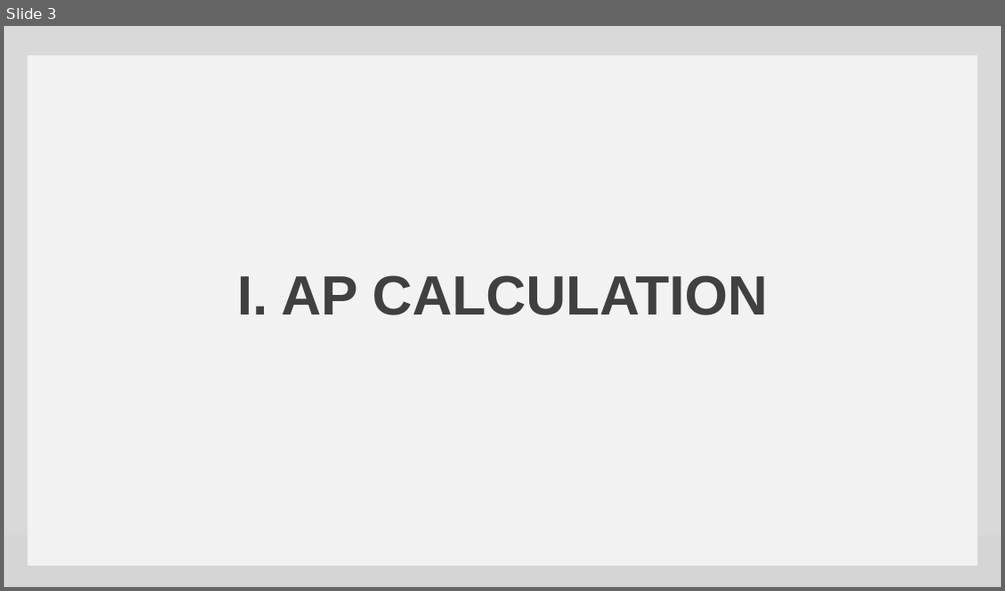
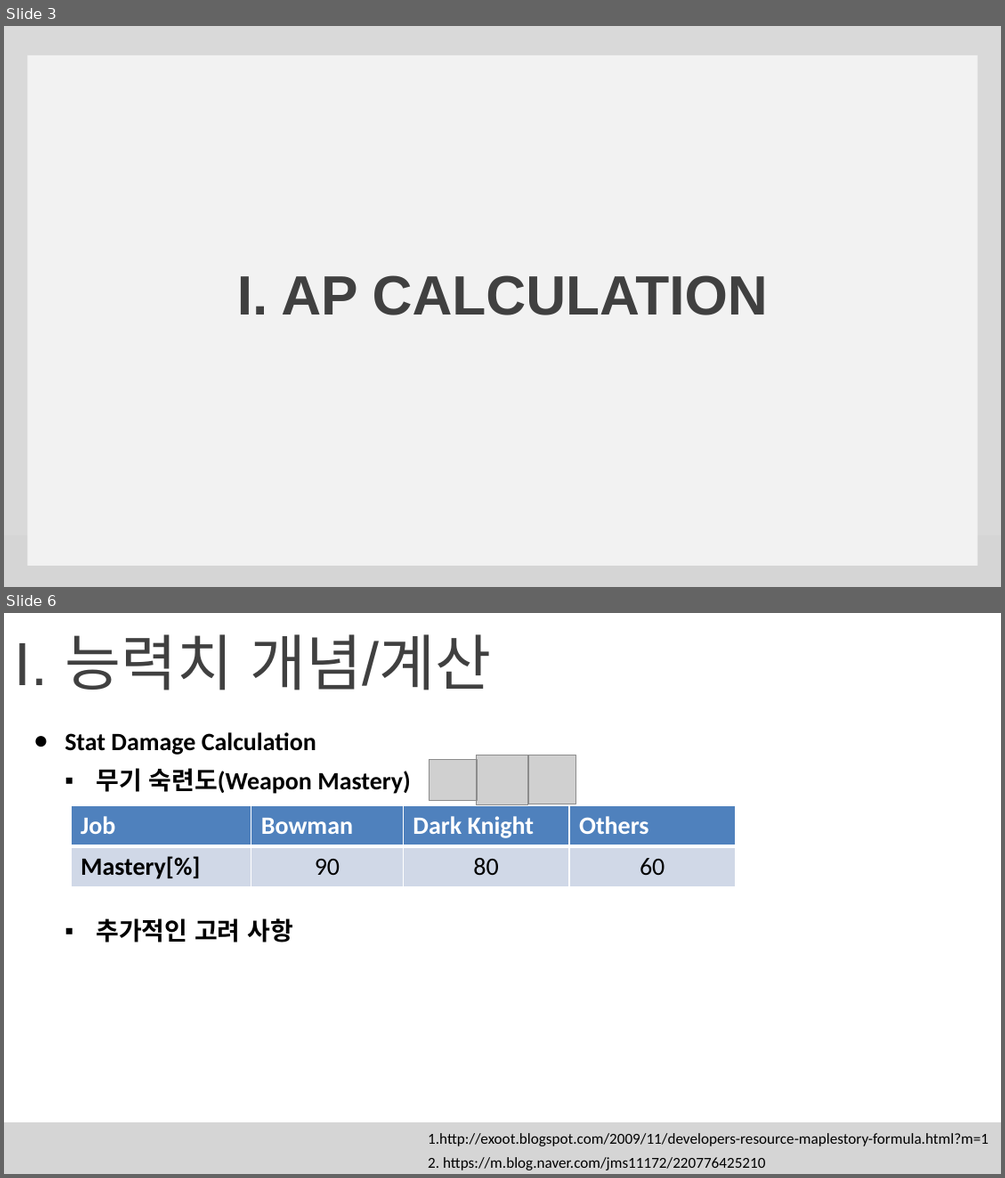
Before and after one commit to Sasibu30/MapleStory, a slide deck: Project/Project1(공식 및 DPM 분석)/Maplestory 프로젝트.pptx. Shown one above the other, each under a label of ours: slide 3 before the commit, slides 3 and 6 after it; the slides between them are not shown. The pictures are 1005x591 and 1005x1178 pixels, drawn with LibreOffice and Linux fonts; fonts in the diff are those of the drawing; grey boxes stand for pictures; background and template pictures are left out. Boxes give left, top, right and bottom in pixels: in the first picture for what was removed or moved away, otherwise in the second. Text is boxed around its words. In the diff, an @@ line names an element or a change of style, - is before the commit and + after.

```diff
--- a/Project/Project1(공식 및 DPM 분석)/Maplestory 프로젝트.pptx
+++ b/Project/Project1(공식 및 DPM 분석)/Maplestory 프로젝트.pptx
@@ slide 6 added at (4, 613, 1001, 1174), background picture (left out); not listed: 1 template element that a slide beside it also shows @@
@@ title added at (14, 634, 491, 690), 44 pt, text #404040 @@
+I. 능력치 개념/계산
@@ text added at (65, 732, 316, 755), 18 pt, text #000000, bold @@
+● Stat Damage Calculation
@@ text added at (96, 768, 411, 794), 18 pt, text #000000, bold @@
+▪ 무기 숙련도(Weapon Mastery)
@@ picture added at (429, 760, 477, 801) @@
@@ picture added at (477, 755, 528, 805) @@
@@ picture added at (528, 755, 576, 803) @@
@@ table added at (71, 805, 736, 886), 2 rows, 4 columns @@
+Job | Bowman | Dark Knight | Others
+Mastery[%] | 90 | 80 | 60
@@ text added at (96, 918, 294, 942), 18 pt, text #000000, bold @@
+▪ 추가적인 고려 사항
@@ text added at (428, 1133, 988, 1146), 11 pt, text #000000 @@
+1.http://exoot.blogspot.com/2009/11/developers-resource-maplestory-formula.html?m=1
@@ text added at (428, 1157, 765, 1170), 11 pt, text #000000 @@
+2. https://m.blog.naver.com/jms11172/220776425210
```
Also in this commit, not shown: 2 slides changed, 4 other files.
